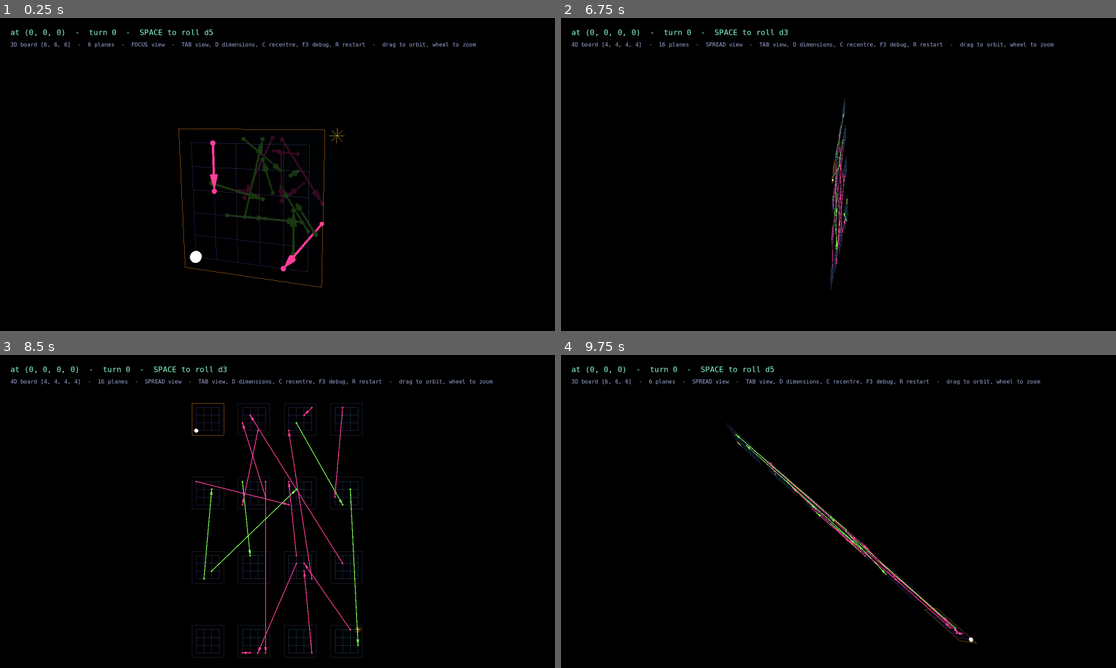
Above: before the commit, frames 1-4 (two rows, left to right).
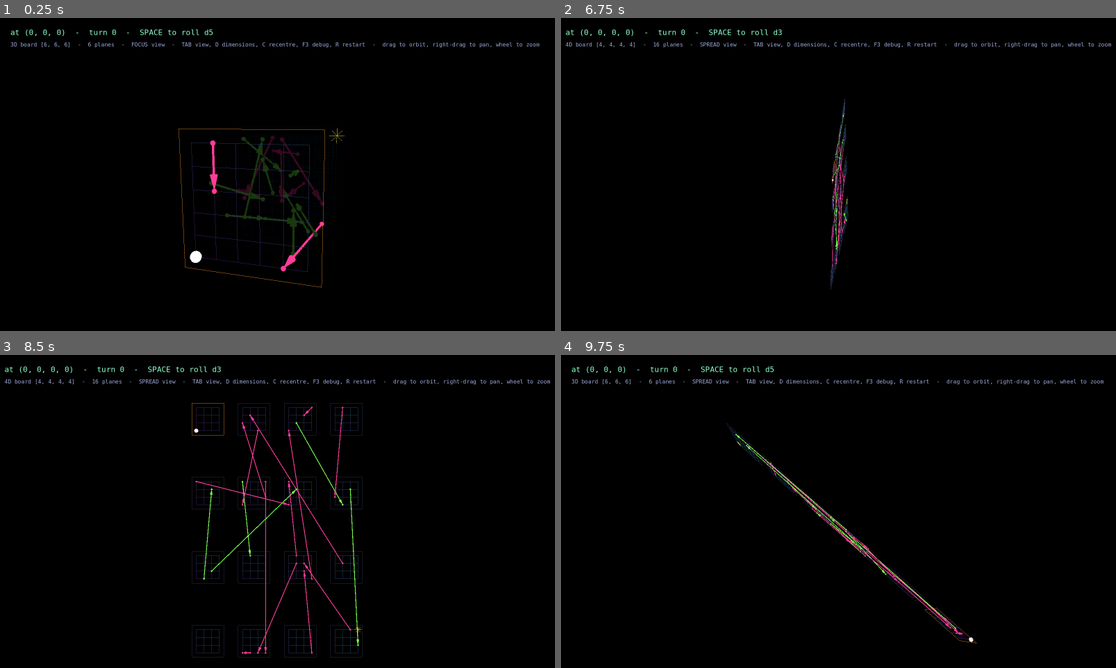
Above: after the commit, the same moments.

Repository: SamTech37/snakes-and-ladder-Ndim
Game: Godot game, scene res://src/main/main.tscn
Same seed, same stepped clock (60 frames per second), same inputs: the game is played once before the commit and once after it.
Inputs (mouse positions are in pixels of both pictures, inside the frame that each line leads up to):
- Up to frame 1 (0.25 s): no input
- Up to frame 2 (6.75 s): tap Enter (ui_accept) at 0.5, 0.77, 1.25, 2, 3.5, 3.77, 4.25, 5 s; move the mouse to (960, 158) at 0.52 s; hold D 0.53-1.25 s; tap R at 0.6, 2.3, 3.8, 5.3, 6.6 s; click (960, 158) at 0.67 s; drag from (727, 190) to (810, 237) at 1.27 s; move the mouse to (894, 105) at 2.02 s; hold D 2.03-2.75 s; tap Tab at 2.1 s; click (894, 105) at 2.17 s; drag from (810, 237) to (672, 127) at 2.77 s; move the mouse to (1005, 221) at 3.52 s; tap 1 at 3.6 s; click (1005, 221) at 3.67 s; drag from (672, 127) to (755, 96) at 4.27 s; move the mouse to (866, 174) at 5.02 s; tap 0 at 5.1 s; click (866, 174) at 5.17 s; drag from (755, 96) to (727, 190) at 5.77 s; move the mouse to (960, 158) at 6.52 s; hold D from 6.53 s (still down); click (960, 158) at 6.67 s
- Up to frame 3 (8.5 s): tap Enter (ui_accept) at 6.77 s; release D at 7.25 s; drag from (166, 527) to (249, 574) at 7.27 s; move the mouse to (333, 442) at 8.02 s; tap C at 8.1 s; click (333, 442) at 8.17 s; tap R at 8.3 s
- Up to frame 4 (9.75 s): drag from (810, 574) to (672, 464) at 8.77 s; move the mouse to (1005, 558) at 9.52 s; hold D from 9.53 s (still down); tap 9 at 9.6 s; click (1005, 558) at 9.67 s

The runs differ from the first frame. In frame 1, 0.1% of the frame differs, in the area x 77-98%, y 7-10%; in frame 2, 1.1%, in the area x 0-100%, y 3-10%; in frame 3, 1.1%; in frame 4, 0.1%.

Commit message:
palette centralized in codebase; tint move markers to indicate hit; right-drag camera pan

Diff:
--- a/src/main/main.gd
+++ b/src/main/main.gd
@@ -6,36 +6,10 @@
 ## depends on `size`), the turn loop, and input.
 
 const Board = preload("res://src/board/board.gd")
+## Every color comes from here. Don't write a Color() literal in this file.
+const Pal = preload("res://src/palette.gd")
 const AXIS_NAMES := "XYZWVU"
 const LABEL_FONT = preload("res://src/main/mono.tres")
-
-## Flat color, nothing over 1.0. The environment does no glow and no filmic tonemap,
-## so what is written here is what lands on screen; separation comes from brightness
-## against black, the way it does in every one of the reference plates. The board is
-## a dim violet -> teal gradient that reads as one receding surface, and anything
-## playable sits near full brightness on top of it.
-const C_SHELL_START := Color(0.26, 0.10, 0.38)
-const C_SHELL_GOAL := Color(0.09, 0.34, 0.40)
-const C_FRAME := Color(0.17, 0.17, 0.26)
-## Warm, so the plane you are standing on never reads as another board line.
-const C_HERE := Color(0.78, 0.46, 0.13)
-const C_LADDER := Color(0.49, 1.0, 0.31)
-const C_SNAKE := Color(1.0, 0.24, 0.60)
-const C_GOAL := Color(1.0, 0.89, 0.25)
-
-## Debug gizmo, one per lattice axis in AXIS_NAMES order: X Y Z W V U.
-const C_AXIS := [
-	Color(1.0, 0.28, 0.28),
-	Color(0.35, 1.0, 0.35),
-	Color(0.40, 0.58, 1.0),
-	Color(1.0, 0.85, 0.20),
-	Color(1.0, 0.40, 1.0),
-	Color(0.35, 1.0, 1.0),
-]
-## Camera rotation rings, labelled in the world rather than printed as numbers.
-const C_YAW := Color(1.0, 0.55, 0.15)
-const C_PITCH := Color(0.70, 0.45, 1.0)
-const C_ROLL := Color(0.85, 0.85, 0.85)
 
 ## What a plane that is neither yours nor a destination drops to. Dimmed, not hidden:
 ## the stack has to stay visible or FOCUS stops being a view of the board.
@@ -124,6 +98,16 @@
 var half_depth := 0.0
 var dragging := false
 
+## Right-drag offset, in the camera's own screen plane and in world units. The fit
+## frames the whole board, so on a big lattice zoomed in there is no way to reach the
+## corner you are playing in without it. Added on top of the fitted pivot rather than
+## replacing it, so it survives a refit; C clears it.
+var panning := false
+var pan := Vector2.ZERO
+
+## Marker materials by color, built on demand. See _ghost_mat().
+var ghost_mats := {}
+
 
 func _ready() -> void:
 	# SNL_SEED pins the board so two runs render the same thing — without it a
@@ -144,6 +128,7 @@
 	moves = []
 	won = false
 	busy = false
+	pan = Vector2.ZERO
 	player.position = _world(coords)
 	_draw_board()
 	_frame_camera()
@@ -190,9 +175,9 @@
 			_seg(im, _world(c), _shell_color(c, span) * f, _world(d), _shell_color(d, span) * f)
 
 	for p in Board.plane_count(size):
-		_plane_frame(im, p, (C_HERE if p == here else C_FRAME) * _fade(p, lit))
-
-	_star(im, _world(Board.goal_coords(size)), 0.45, C_GOAL)
+		_plane_frame(im, p, (Pal.C_HERE if p == here else Pal.C_FRAME) * _fade(p, lit))
+
+	_star(im, _world(Board.goal_coords(size)), 0.45, Pal.C_GOAL)
 	if debug:
 		_draw_axes(im)
 	else:
@@ -218,7 +203,7 @@
 		if step.length() < 0.001:
 			continue
 		var dir := step.normalized()
-		var color: Color = C_AXIS[k % C_AXIS.size()]
+		var color: Color = Pal.C_AXIS[k % Pal.C_AXIS.size()]
 		var tip := origin + dir * 3.5
 		_line(im, origin, tip, color)
 		# Barbs, so the arrow still reads when the axis points at the camera.
@@ -235,9 +220,9 @@
 	# orientation is something you look at rather than read. Sized off the board, not
 	# the zoom: rings scaled to the viewport swallowed everything behind them.
 	var b := cam.global_transform.basis
-	_ring(im, origin, Vector3.RIGHT, Vector3.BACK, 2.6, C_YAW, "YAW", 0.0)
-	_ring(im, origin, b.y, -b.z, 2.2, C_PITCH, "PITCH", -0.9)
-	_ring(im, origin, b.x, b.y, 1.8, C_ROLL, "ROLL", 0.9)
+	_ring(im, origin, Vector3.RIGHT, Vector3.BACK, 2.6, Pal.C_YAW, "YAW", 0.0)
+	_ring(im, origin, b.y, -b.z, 2.2, Pal.C_PITCH, "PITCH", -0.9)
+	_ring(im, origin, b.x, b.y, 1.8, Pal.C_ROLL, "ROLL", 0.9)
 
 
 ## Circle spanned by `u` and `v`, labelled at the point furthest to screen-right and
@@ -299,7 +284,7 @@
 		var cb := Board.index_to_coords(links[a], size)
 		var up := Board.dist_to_goal(cb, size) < Board.dist_to_goal(ca, size)
 		var f := maxf(_fade(Board.plane_of(ca, size), lit), _fade(Board.plane_of(cb, size), lit))
-		var color := (C_LADDER if up else C_SNAKE) * f
+		var color := (Pal.C_LADDER if up else Pal.C_SNAKE) * f
 		var wa := _world(ca)
 		var wb := _world(cb)
 		var head := minf(HEAD_LEN, wa.distance_to(wb) * 0.5)
@@ -339,7 +324,7 @@
 
 ## Violet at the start corner, teal at the goal: the gradient doubles as the progress bar.
 func _shell_color(c: PackedInt32Array, span: int) -> Color:
-	return C_SHELL_START.lerp(C_SHELL_GOAL, 1.0 - float(Board.dist_to_goal(c, size)) / span)
+	return Pal.C_SHELL_START.lerp(Pal.C_SHELL_GOAL, 1.0 - float(Board.dist_to_goal(c, size)) / span)
 
 
 ## Outline around one plane, drawn through the projection so it tilts and slides with
@@ -420,7 +405,7 @@
 	zoom = maxf(extent.y / maxf(0.4, (vp.y - bar) / vp.y), extent.x / vp.aspect())
 	# Raising the pivot drops the board down the screen, clear of the HUD bar.
 	var mid := (lo + hi) * 0.5
-	rig.position = basis * Vector3(mid.x, mid.y + bar / vp.y * zoom * 0.5, mid.z)
+	rig.position = basis * Vector3(mid.x + pan.x, mid.y + bar / vp.y * zoom * 0.5 + pan.y, mid.z)
 	half_depth = extent.z * 0.5
 	cam.position = Vector3(0.0, 0.0, _cam_dist())
 
@@ -492,11 +477,15 @@
 	yaw = to.x + wrapf(yaw - to.x, -PI, PI)
 	pitch = to.y + wrapf(pitch - to.y, -PI, PI)
 	var from := Vector2(yaw, pitch)
+	# C recentres, so it undoes the pan as well as the orbit -- and flies it back
+	# rather than snapping the board across the screen.
+	var from_pan := pan
 	var t := create_tween()
 	t.tween_method(func(u: float):
 			var a := from.lerp(to, u)
 			yaw = a.x
 			pitch = a.y
+			pan = from_pan.lerp(Vector2.ZERO, u)
 			_frame_camera()
 			if debug:
 				_draw_board(), 0.0, 1.0, secs) \
@@ -534,14 +523,57 @@
 
 
 ## One numbered marker per legal move. Numbers, not mouse picking, because
-## numbers keep working when 5D offers ten directions.
+## numbers keep working when 5D offers ten directions. Each marker is tinted with
+## what it lands on, so the choice can be read off the board instead of only off the
+## HUD list.
 func _show_ghosts() -> void:
 	_clear_ghosts()
 	for i in moves.size():
 		var g := ghost_scene.instantiate()
 		g.get_node("Number").text = str(i + 1)
+		var c := _landing_color(_landing(moves[i]))
+		# The mesh and its material are sub-resources of ghost.tscn and every instance
+		# shares them, so the tint has to be an override rather than a write.
+		g.material_override = _ghost_mat(c)
+		g.get_node("Number").modulate = c
 		ghosts.add_child(g)
 	_place_ghosts()
+
+
+## One material per landing color, made once and shared by every marker using it.
+func _ghost_mat(c: Color) -> StandardMaterial3D:
+	if not ghost_mats.has(c):
+		var m := StandardMaterial3D.new()
+		m.shading_mode = BaseMaterial3D.SHADING_MODE_UNSHADED
+		m.albedo_color = c
+		ghost_mats[c] = m
+	return ghost_mats[c]
+
+
+## What a move lands on: "" for plain floor. Both the marker's color and the word in
+## the HUD list come from this, so the two cannot drift apart.
+## ponytail: events and foes are not designed yet -- add their case here, and their
+## color to the palette, when they exist.
+func _landing(m: Dictionary) -> String:
+	var idx := Board.coords_to_index(m["coords"], size)
+	if idx == Board.total_cells(size) - 1:
+		return "GOAL"
+	if not links.has(idx):
+		return ""
+	var to := Board.index_to_coords(links[idx], size)
+	var up := Board.dist_to_goal(to, size) < Board.dist_to_goal(m["coords"], size)
+	return "LADDER" if up else "SNAKE"
+
+
+func _landing_color(kind: String) -> Color:
+	match kind:
+		"GOAL":
+			return Pal.C_GOAL
+		"LADDER":
+			return Pal.C_LADDER
+		"SNAKE":
+			return Pal.C_SNAKE
+	return Pal.C_MOVE
 
 
 ## Markers follow the layout while the stack explodes, instead of hanging where the
@@ -556,7 +588,10 @@
 	var sign_char := "+" if m["dir"] > 0 else "-"
 	var axis: int = m["axis"]
 	var axis_name := AXIS_NAMES[axis] if axis < AXIS_NAMES.length() else str(axis)
-	return "%s%s -> (%s)" % [sign_char, axis_name, ", ".join(Array(m["coords"]).map(func(v): return str(v)))]
+	var kind := _landing(m)
+	return "%s%s -> (%s)%s" % [sign_char, axis_name,
+			", ".join(Array(m["coords"]).map(func(v): return str(v))),
+			"" if kind.is_empty() else "  " + kind]
 
 
 func _refresh_hud() -> void:
@@ -568,7 +603,7 @@
 	var mode := "SPREAD" if view == View.SPREAD else "FOCUS"
 	if roll == 0:
 		status.text = "at %s  -  turn %d  -  SPACE to roll d%d" % [here, turns, die_faces()]
-		menu.text = "%dD board %s  -  %d planes  -  %s view  -  TAB view, D dimensions, C recentre, F3 debug, R restart  -  drag to orbit, wheel to zoom" \
+		menu.text = "%dD board %s  -  %d planes  -  %s view  -  TAB view, D dimensions, C recentre, F3 debug, R restart  -  drag to orbit, right-drag to pan, wheel to zoom" \
 				% [size.size(), str(size), Board.plane_count(size), mode]
 		return
 	status.text = "rolled %d  -  at %s  -  turn %d" % [roll, here, turns]
@@ -663,6 +698,8 @@
 	if event is InputEventMouseButton:
 		if event.button_index == MOUSE_BUTTON_LEFT:
 			dragging = event.pressed
+		elif event.button_index == MOUSE_BUTTON_RIGHT:
+			panning = event.pressed
 		elif event.button_index == MOUSE_BUTTON_WHEEL_UP and event.pressed:
 			_set_zoom(zoom * 0.9)
 		elif event.button_index == MOUSE_BUTTON_WHEEL_DOWN and event.pressed:
@@ -679,6 +716,15 @@
 		# rebuilt as it turns. Only while the gizmo is up.
 		if debug:
 			_draw_board()
+	elif event is InputEventMouseMotion and panning:
+		# The board follows the cursor. Scaled by the framed world height per pixel, so
+		# a drag moves the same distance under the cursor at every zoom. Applied to the
+		# rig directly rather than through _frame_camera(), which refits and would throw
+		# away the wheel zoom on every mouse move.
+		var k := zoom / get_viewport().get_visible_rect().size.y
+		var d := Vector2(-event.relative.x * k, event.relative.y * k)
+		pan += d
+		rig.position += rig.global_transform.basis * Vector3(d.x, d.y, 0.0)
 	elif event is InputEventKey and event.pressed and not event.echo:
 		# ponytail: R, TAB and the number keys read raw keycodes rather than adding
 		# input actions to project.godot. "roll" reuses the built-in ui_accept.
--- /dev/null
+++ b/src/palette.gd
@@ -0,0 +1,44 @@
+extends RefCounted
+
+## Every color the game draws, in one place. Nothing picks a color at a call site --
+## a new palette should be an edit to this file and nothing else.
+##
+## Flat color, nothing over 1.0. The environment does no glow and no filmic tonemap,
+## so what is written here is what lands on screen; separation comes from brightness
+## against black, the way it does in every one of the reference plates. The board is
+## a dim violet -> teal gradient that reads as one receding surface, and anything
+## playable sits near full brightness on top of it.
+##
+## Colors authored into main.tscn (the black background, the HUD font colors) stay in
+## the scene: scenes are authored by hand here, not built in _ready().
+
+## The board itself: a gradient from the start cell's plane to the goal's, plus the
+## frame around every plane.
+const C_SHELL_START := Color(0.26, 0.10, 0.38)
+const C_SHELL_GOAL := Color(0.09, 0.34, 0.40)
+const C_FRAME := Color(0.17, 0.17, 0.26)
+## Warm, so the plane you are standing on never reads as another board line.
+const C_HERE := Color(0.78, 0.46, 0.13)
+
+## What a cell does to you. These do double duty: they color the links drawn across
+## the board, and they tint the numbered marker of any move that lands on one, so the
+## number tells you where it goes before you commit to it.
+const C_LADDER := Color(0.49, 1.0, 0.31)
+const C_SNAKE := Color(1.0, 0.24, 0.60)
+const C_GOAL := Color(1.0, 0.89, 0.25)
+## A move that lands on plain floor. Matches the marker color authored in ghost.tscn.
+const C_MOVE := Color(0.35, 0.92, 1.0)
+
+## Debug gizmo, one per lattice axis in AXIS_NAMES order: X Y Z W V U.
+const C_AXIS := [
+	Color(1.0, 0.28, 0.28),
+	Color(0.35, 1.0, 0.35),
+	Color(0.40, 0.58, 1.0),
+	Color(1.0, 0.85, 0.20),
+	Color(1.0, 0.40, 1.0),
+	Color(0.35, 1.0, 1.0),
+]
+## Camera rotation rings, labelled in the world rather than printed as numbers.
+const C_YAW := Color(1.0, 0.55, 0.15)
+const C_PITCH := Color(0.70, 0.45, 1.0)
+const C_ROLL := Color(0.85, 0.85, 0.85)
--- a/tests/test_play.gd
+++ b/tests/test_play.gd
@@ -6,6 +6,7 @@
 ## Run: godot --headless --script tests/test_play.gd
 
 const Board = preload("res://src/board/board.gd")
+const Pal = preload("res://src/palette.gd")
 const TURN_CAP := 2000
 
 func _initialize() -> void:
@@ -20,6 +21,19 @@
 		while not m.won and turns < TURN_CAP:
 			turns += 1
 			m.do_roll()
+			# Every marker is tinted by what it lands on -- untinted, the numbers say
+			# nothing about which move is a snake.
+			for i in m.moves.size():
+				var idx := Board.coords_to_index(m.moves[i]["coords"], size)
+				var want: Color = Pal.C_MOVE
+				if idx == Board.total_cells(size) - 1:
+					want = Pal.C_GOAL
+				elif m.links.has(idx):
+					var to := Board.index_to_coords(m.links[idx], size)
+					var up := Board.dist_to_goal(to, size) < Board.dist_to_goal(m.moves[i]["coords"], size)
+					want = Pal.C_LADDER if up else Pal.C_SNAKE
+				assert(m.ghosts.get_child(i).material_override.albedo_color == want,
+						"move %d marker is not tinted for what it lands on" % (i + 1))
 			if not m.moves.is_empty():
 				m.choose(randi() % m.moves.size())
 			await process_frame
Not shown, added: src/palette.gd.uid
Not shown, changed: CLAUDE.md
